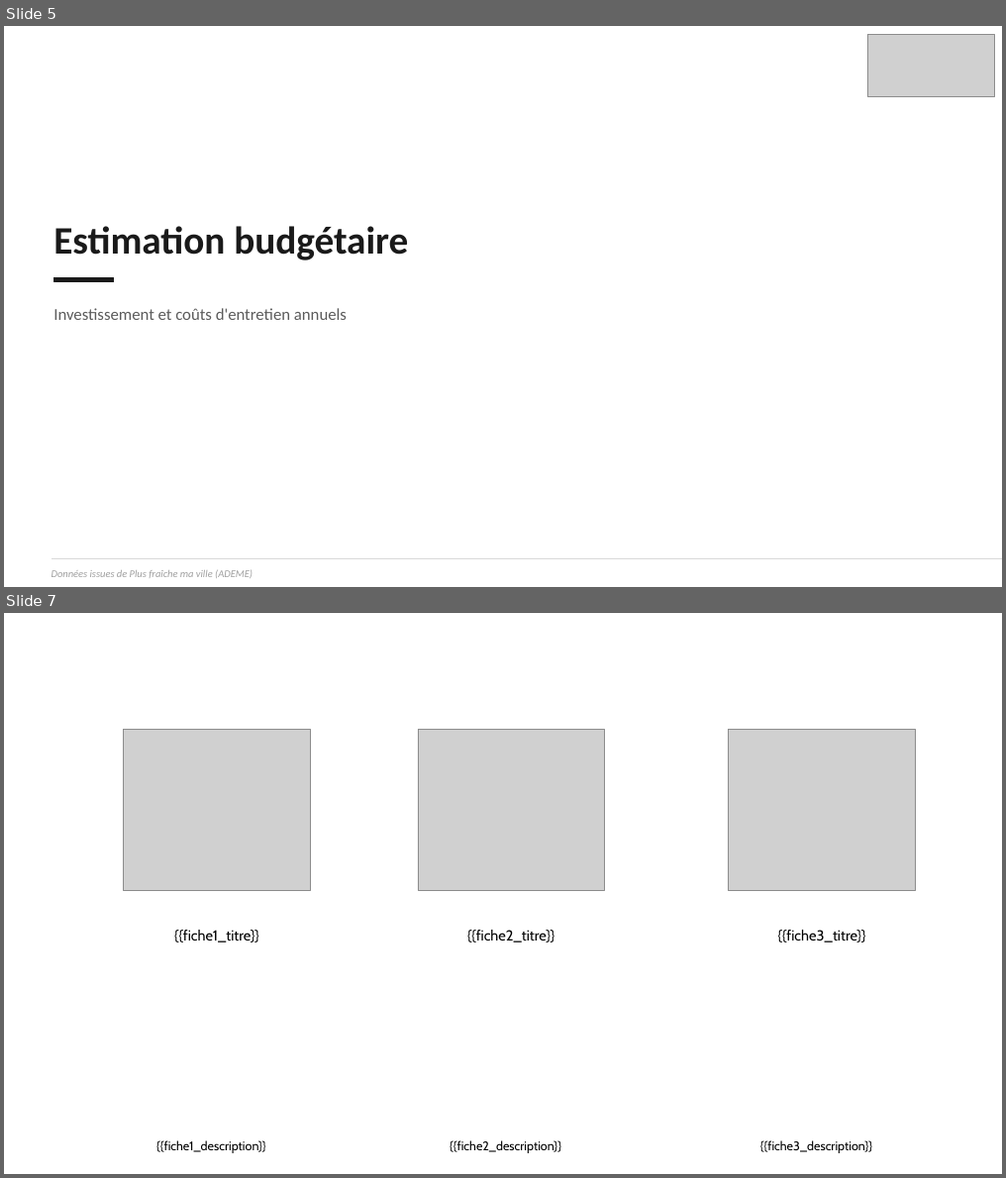
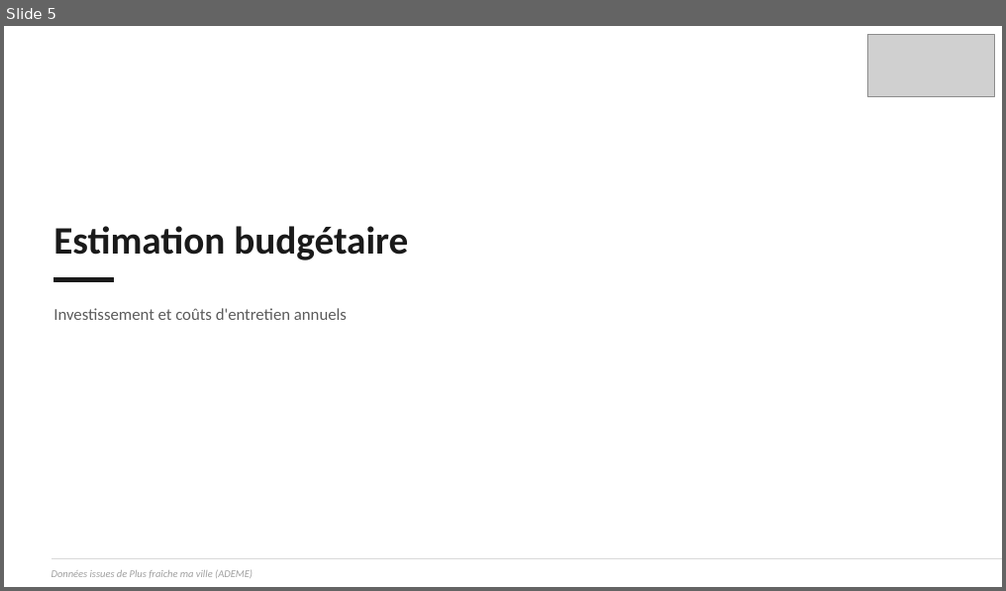
Before and after one commit to incubateur-ademe/plusfraichemaville-site, a slide deck: public/templates/template_synthese_projet.pptx. Shown one above the other, each under a label of ours: slides 5 and 7 before the commit, slide 5 after it; the slides between them are not shown. The pictures are 1006x1178 and 1006x591 pixels, drawn with LibreOffice and Linux fonts; fonts in the diff are those of the drawing; grey boxes stand for pictures. Boxes give left, top, right and bottom in pixels: in the first picture for what was removed or moved away, otherwise in the second. Text is boxed around its words. In the diff, an @@ line names an element or a change of style, - is before the commit and + after.

```diff
--- a/public/templates/template_synthese_projet.pptx
+++ b/public/templates/template_synthese_projet.pptx
@@ slide 7 removed at [4, 613, 1002, 1174], background #FFFFFF @@
@@ picture removed at [124, 729, 310, 891] @@
@@ picture removed at [418, 729, 604, 891] @@
@@ picture removed at [729, 729, 915, 891] @@
@@ title removed at [174, 930, 259, 943] @@
-{{fiche1_titre}}
@@ text removed at [467, 930, 554, 943] @@
-{{fiche2_titre}}
@@ text removed at [778, 930, 866, 943] @@
-{{fiche3_titre}}
@@ text removed at [156, 1141, 266, 1154] @@
-{{fiche1_description}}
@@ text removed at [450, 1141, 561, 1154] @@
-{{fiche2_description}}
@@ text removed at [760, 1141, 872, 1154] @@
-{{fiche3_description}}
```
Also in this commit, not shown: 2 slides changed, 2 slides added, 1 other slide removed, 2 other files.
